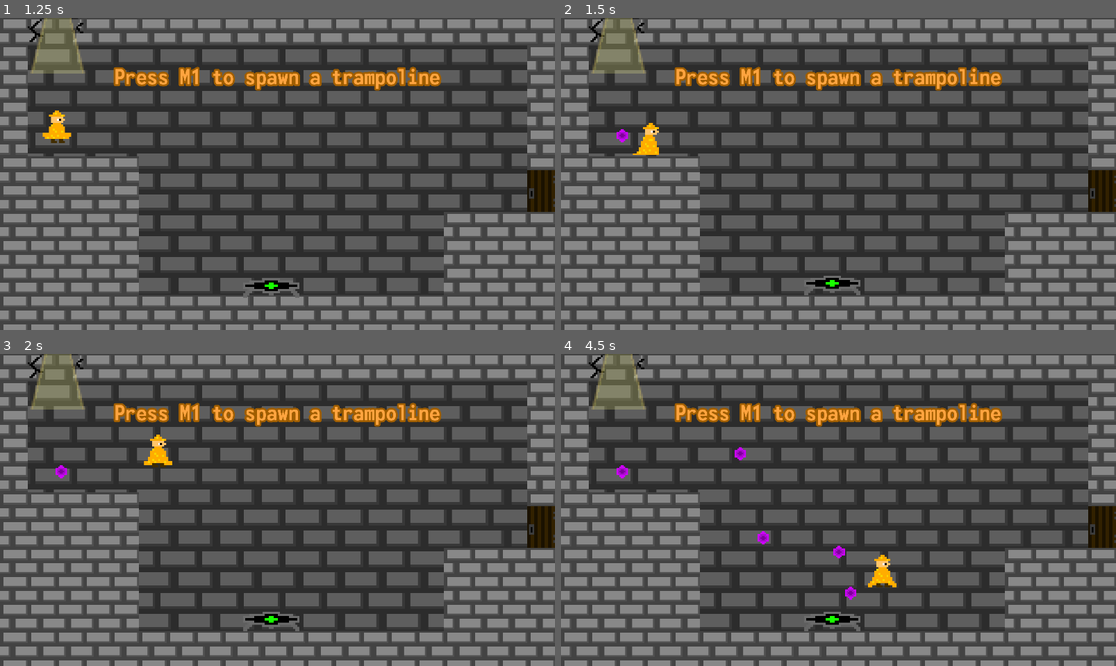
Above: before the commit, frames 1-4 (two rows, left to right).
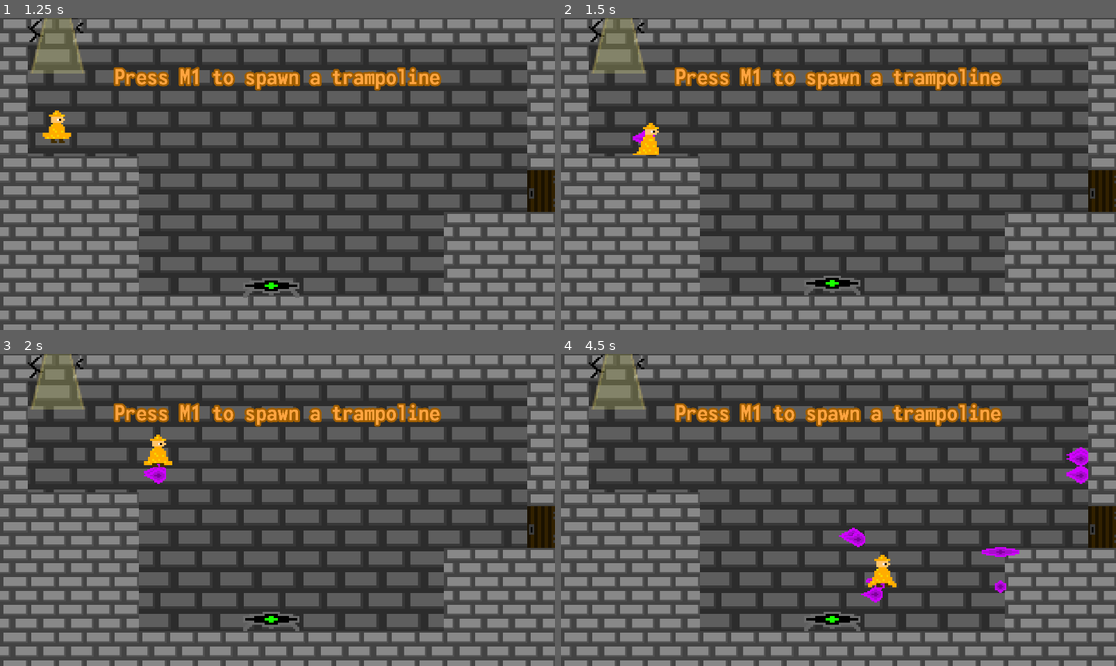
Above: after the commit, the same moments.

Repository: Gplayer128/Bouncemancer
Game: Godot game, scene res://Scenes/MainMenu.tscn
Same seed, same stepped clock (60 frames per second), same inputs: the game is played once before the commit and once after it.
Inputs (mouse positions are in pixels of both pictures, inside the frame that each line leads up to):
- Up to frame 1 (1.25 s): click "Start Game" at 0.5 s
- Up to frame 2 (1.5 s): tap M at 1.25 s; move the mouse to (960, 158) at 1.27 s; hold D (right) from 1.28 s (still down); hold 1 (1) from 1.28 s (still down); click (960, 158) at 1.42 s
- Up to frame 3 (2 s): keep holding D (right); keep holding 1 (1); tap Space (jump) at 1.52 s
- Up to frame 4 (4.5 s): tap M every 0.75 s from 2 to 4.25 s; move the mouse to (727, 525) at 2.02 s; release 1 (1) at 2.03 s; tap 1 (1) at 2.1, 3.8 s; click (727, 525) at 2.17 s; tap Space (jump) at 2.27, 3.77 s; move the mouse to (894, 441) at 2.77 s; release D (right) at 2.78 s; hold A (left) 2.78-3.53 s; hold 1 (1) 2.78-3.53 s; tap Alt at 2.85 s; click (894, 441) at 2.92 s; move the mouse to (810, 572) at 3.52 s; hold D (right) from 3.53 s (still down); tap Shift at 3.6 s; click (810, 572) at 3.67 s; move the mouse to (1005, 556) at 4.27 s; hold 1 (1) from 4.28 s (still down); click (1005, 556) at 4.42 s

Frame 1 is identical in both runs. In frame 2, 0.1% of the frame differs, in the area x 10-17%, y 35-41%; in frame 3, 0.2%; in frame 4, 1.2%, in the area x 10-95%, y 29-80%.

Commit message:
projectile finished

Diff:
--- a/Scenes/level1.tscn
+++ b/Scenes/level1.tscn
@@ -61,7 +61,7 @@
 scale = Vector2(6, 9)
 texture = ExtResource("3_didp7")
 
-[node name="TileMapLayer" type="TileMapLayer" parent="Node" unique_id=320689719]
+[node name="TileMapLayer" type="TileMapLayer" parent="Node" unique_id=320689719 groups=["WALLS"]]
 position = Vector2(0, -1)
 scale = Vector2(6, 6)
 tile_map_data = PackedByteArray("AAAPAAAABQAAAAAAAAAOAAAABQAAAAAAAAANAAAABQAAAAAAAAAMAAAABQAAAAAAAAALAAAABQAAAAAAAAAKAA …(1632 unchanged characters)…
--- a/Scenes/level2.tscn
+++ b/Scenes/level2.tscn
@@ -64,7 +64,7 @@
 scale = Vector2(5, 7.5)
 texture = ExtResource("1_onqnr")
 
-[node name="TileMapLayer" type="TileMapLayer" parent="Node" unique_id=320689719]
+[node name="TileMapLayer" type="TileMapLayer" parent="Node" unique_id=320689719 groups=["WALLS"]]
 position = Vector2(0, -264)
 scale = Vector2(6, 6)
 tile_map_data = PackedByteArray("AAAAAAIABQAAAAAAAAAAAAMABQAAAAAAAAAAAAQABQAAAAAAAAAAAAUABQAAAAAAAAAAAAcABQAAAAAAAAAAAA …(1568 unchanged characters)…
--- a/Scenes/player.tscn
+++ b/Scenes/player.tscn
@@ -71,7 +71,7 @@
 [node name="anim_sprite" type="AnimatedSprite2D" parent="." unique_id=513699106]
 scale = Vector2(7, 7)
 sprite_frames = SubResource("SpriteFrames_f60y1")
-animation = &"fall"
+animation = &"walk"
 
 [node name="player" type="Marker2D" parent="." unique_id=10134297]
 
--- a/Scenes/projectile.tscn
+++ b/Scenes/projectile.tscn
@@ -34,7 +34,7 @@
 }],
 "loop": 1,
 "name": &"fly",
-"speed": 5.0
+"speed": 10.0
 }, {
 "frames": [{
 "duration": 1.0,
@@ -57,12 +57,7 @@
 }, {
 "duration": 1.0,
 "texture": ExtResource("10_h15bx")
-}],
-"loop": 1,
-"name": &"hit",
-"speed": 5.0
 }, {
-"frames": [{
 "duration": 1.0,
 "texture": ExtResource("12_jdrjw")
 }, {
@@ -87,9 +82,9 @@
 "duration": 1.0,
 "texture": ExtResource("19_frn26")
 }],
-"loop": 1,
-"name": &"trans",
-"speed": 5.0
+"loop": 0,
+"name": &"hit",
+"speed": 25.0
 }]
 
 [sub_resource type="CircleShape2D" id="CircleShape2D_8wt1i"]
@@ -101,7 +96,11 @@
 [node name="AnimatedSprite2D" type="AnimatedSprite2D" parent="." unique_id=1093829602]
 scale = Vector2(5, 5)
 sprite_frames = SubResource("SpriteFrames_sxovr")
-animation = &"trans"
+animation = &"hit"
+autoplay = "fly"
 
 [node name="CollisionShape2D" type="CollisionShape2D" parent="." unique_id=50945272]
 shape = SubResource("CircleShape2D_8wt1i")
+
+[connection signal="body_entered" from="." to="." method="_on_body_entered"]
+[connection signal="animation_finished" from="AnimatedSprite2D" to="." method="_on_animated_sprite_2d_animation_finished"]
--- a/Scripts/projectile.gd
+++ b/Scripts/projectile.gd
@@ -1,16 +1,38 @@
 extends Area2D
 
-@export var SPEED = 800 # Increased default speed so it's visible
+@export var SPEED = 1200 # Increased default speed so it's visible
+@export var speed: float = 500.0
+
+var hit_wall : bool
+
+@onready var anim_player : AnimatedSprite2D = $AnimatedSprite2D
 
 var dir : float
 var spawnPos : Vector2
 var spawnRot : float
 
 func _ready() -> void:
+	hit_wall = false
 	global_position = spawnPos
 	# Calculate velocity using SPEED and the direction angle
+
+var direction: Vector2 = Vector2.RIGHT # Change this to move left, up, down, etc.
+
+func _physics_process(delta: float) -> void:
+	# Moves the Area2D by adding to its position every frame
+	if !hit_wall:
+		position += direction * speed * delta
 
 func setup(p_dir: float, p_pos: Vector2, p_rot: float) -> void:
 	dir = p_dir
 	spawnPos = p_pos
 	spawnRot = p_rot
+
+
+func _on_body_entered(body: Node2D) -> void:
+	if body.is_in_group("WALLS"):
+		hit_wall = true
+		anim_player.play("hit")
+
+func _on_animated_sprite_2d_animation_finished() -> void:
+	queue_free()
--- a/project.godot
+++ b/project.godot
@@ -55,21 +55,13 @@
 1={
 "deadzone": 0.2,
 "events": [Object(InputEventKey,"resource_local_to_scene":false,"resource_name":"","device":-1,"window_id":0,"alt_press …(191 unchanged characters)…
+, Object(InputEventMouseButton,"resource_local_to_scene":false,"resource_name":"","device":-1,"window_id":0,"alt_pressed":false,"shift_pressed":false,"ctrl_pressed":false,"meta_pressed":false,"button_mask":0,"position":Vector2(0, 0),"global_position":Vector2(0, 0),"factor":1.0,"button_index":1,"canceled":false,"pressed":false,"double_click":false,"script":null)
 ]
 }
 2={
 "deadzone": 0.2,
 "events": [Object(InputEventKey,"resource_local_to_scene":false,"resource_name":"","device":-1,"window_id":0,"alt_press …(191 unchanged characters)…
-]
-}
-3={
-"deadzone": 0.2,
-"events": [Object(InputEventKey,"resource_local_to_scene":false,"resource_name":"","device":-1,"window_id":0,"alt_pressed":false,"shift_pressed":false,"ctrl_pressed":false,"meta_pressed":false,"pressed":false,"keycode":0,"physical_keycode":51,"key_label":0,"unicode":51,"location":0,"echo":false,"script":null)
-]
-}
-4={
-"deadzone": 0.2,
-"events": [Object(InputEventKey,"resource_local_to_scene":false,"resource_name":"","device":-1,"window_id":0,"alt_pressed":false,"shift_pressed":false,"ctrl_pressed":false,"meta_pressed":false,"pressed":false,"keycode":0,"physical_keycode":52,"key_label":0,"unicode":52,"location":0,"echo":false,"script":null)
+, Object(InputEventMouseButton,"resource_local_to_scene":false,"resource_name":"","device":-1,"window_id":0,"alt_pressed":false,"shift_pressed":false,"ctrl_pressed":false,"meta_pressed":false,"button_mask":0,"position":Vector2(0, 0),"global_position":Vector2(0, 0),"factor":1.0,"button_index":2,"canceled":false,"pressed":false,"double_click":false,"script":null)
 ]
 }
 Restart={
